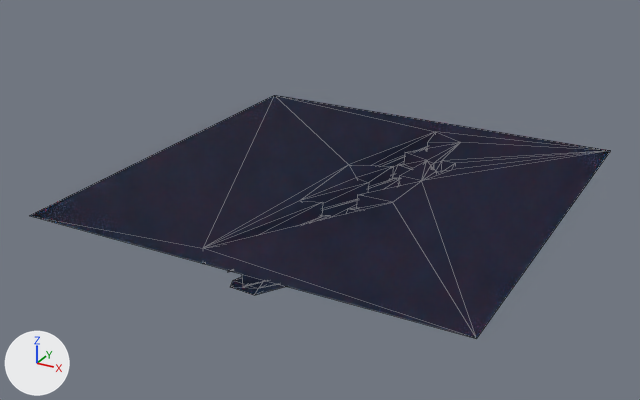
Before and after pictures for a commit that changed the glTF model grid_terrain.glb.
Both versions are drawn from a 50 mm camera at (169.0, -346.0, 188.0) aimed at (-11.0, -20.0, 25.0). The lights are fixed; the arrows at lower left show +X, +Y and +Z. Mesh edges are drawn as thin lines. Vertices at the same position are counted once.
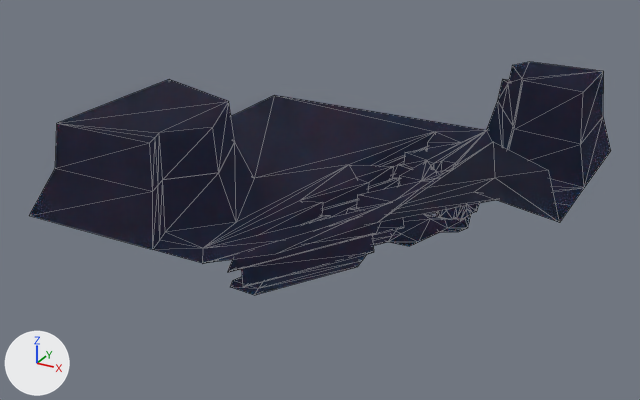
Commit message: more blockout

What differs and where, as boxes [x1, y1, x2, y2] in the pictures (640 x 400 px):
'Plane.001', reshaped
    before: [29, 95, 610, 339]
    after: [29, 62, 611, 295]
part 1 of me_plane_001, built on
    before: [29, 95, 610, 339]
    after: [29, 62, 611, 263]

Patch to the scene script:
```diff
--- a/grid_terrain.glb.py
+++ b/grid_terrain.glb.py
@@ me_plane_001 @@
 # used by ob_plane_001; location = (0.0, 0.0, 0.0)
-me_plane_001.from_pydata(...)  # 281 vertices, 564 faces; spans x -106.0..94.0, y -104.0..96.0, z 0.0..30.0
+me_plane_001.from_pydata(...)  # 341 vertices, 674 faces; spans x -106.0..94.0, y -104.0..96.0, z 0.0..98.0
+# me_plane_001 part 1
+# 1 vertex is removed from x 94.0, y -104.0, z 30.0
+# 15 faces are deleted
+# 61 vertices are added at x -106.0..94.0, y -104.0..96.0, z 30.0..98.0
+# 125 new faces join them
 me_plane_001.materials.append(mat_main_bake)
```
